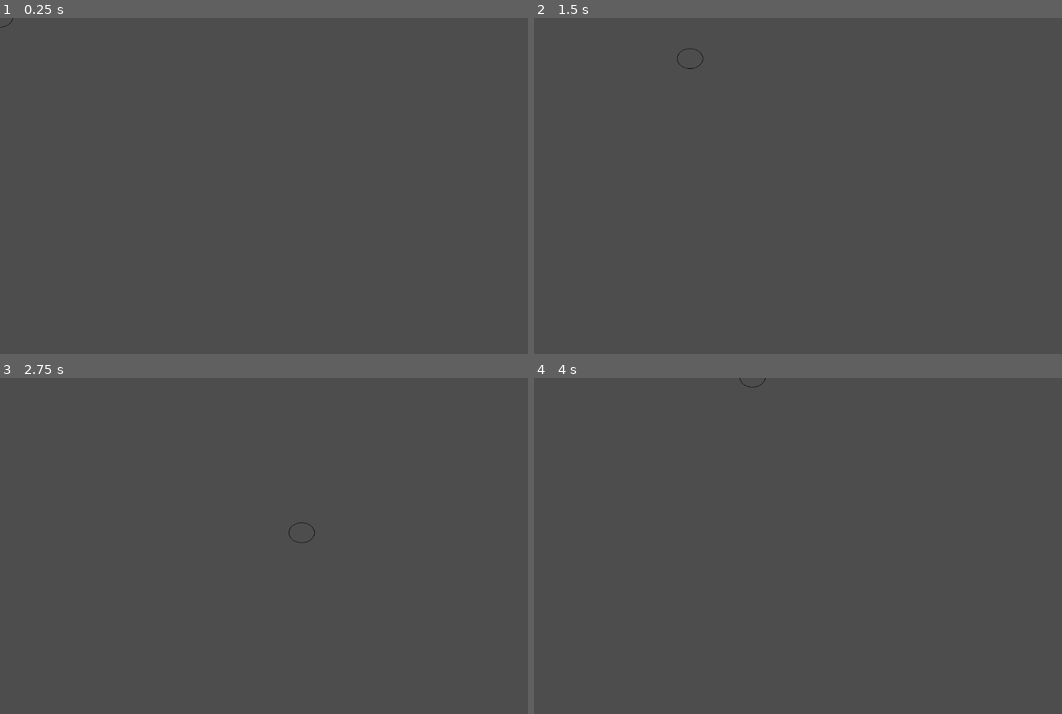
Above: before the commit, frames 1-4 (two rows, left to right).
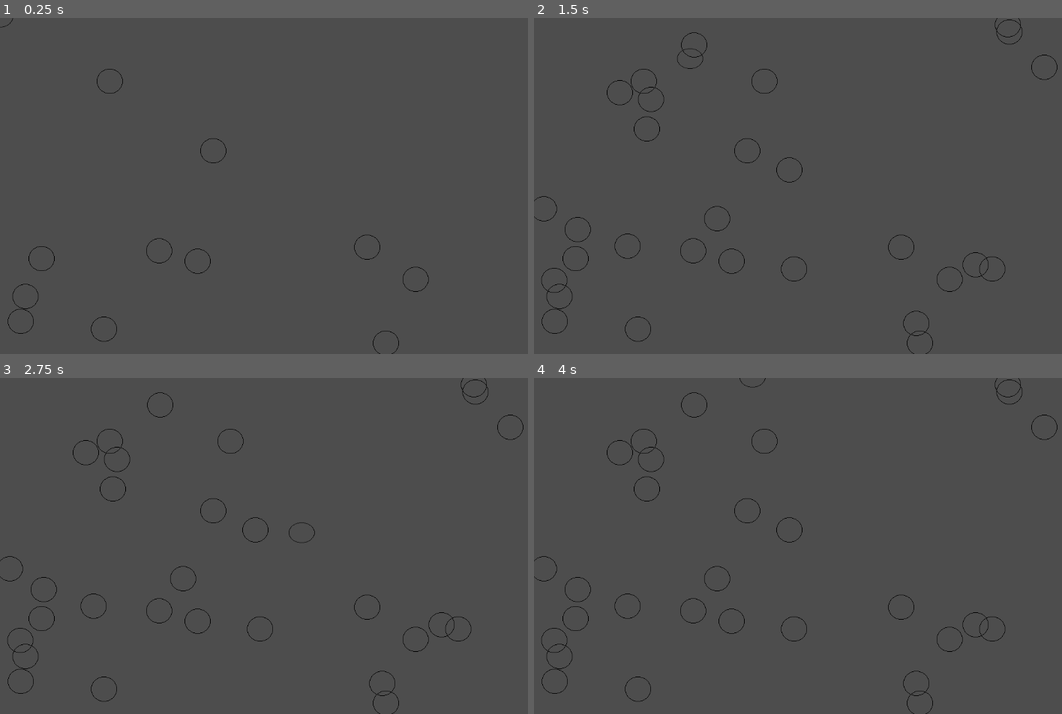
Above: after the commit, the same moments.

Repository: dome025/Untitled_Fish_Game
Game: Godot game, scene res://main.tscn
Same seed, same stepped clock (60 frames per second), same inputs: the game is played once before the commit and once after it. Before the commit the project starts from res://player.tscn.
Inputs:
- Up to frame 1 (0.25 s): no input
- Up to frame 2 (1.5 s): hold Right (move_right) 0.53-1.28 s; tap Enter at 1.25 s; hold Down (move_down) from 1.28 s (still down)
- Up to frame 3 (2.75 s): release Down (move_down) at 2.03 s; hold Right (move_right) from 2.03 s (still down)
- Up to frame 4 (4 s): tap Space (scale_up) at 2.75 s; release Right (move_right) at 2.78 s; hold Up (move_up) 2.78-3.53 s; hold Left (move_left) from 3.53 s (still down)

The runs differ from the first frame. In frame 1, 0.3% of the frame differs, in the area x 1-82%, y 15-100%; in frame 2, 0.8%; in frame 3, 0.8%, in the area x 0-100%, y 0-100%; in frame 4, 0.8%.

Commit message:
Level + food foundation

Diff:
--- a/Player.gd
+++ b/Player.gd
@@ -1,11 +1,11 @@
 extends Area2D
 
-@export var speed = 400 # How fast the player will move (pixels/sec).
-@export var health = 100
-var baseScale = 1
-var scaleUp = 0.25
-var scaleDown = 0.25
-var scaleUpTime = 0
+@export var speed = 400; # How fast the player will move (pixels/sec).
+@export var health = 100;
+var baseScale = 1;
+var scaleUp = 0.25;
+var scaleDown = 0.25;
+var scaleUpTime = 0;
 
 # Called when the node enters the scene tree for the first time.
 func _ready():
@@ -14,31 +14,31 @@
 
 # Called every frame. 'delta' is the elapsed time since the previous frame.
 func _process(delta):
-	var velocity = Vector2.ZERO # The player's movement vector.
+	var velocity = Vector2.ZERO; # The player's movement vector.
 
 	if Input.is_action_pressed("move_right"):
-		velocity.x += 1
+		velocity.x += 1;
 	if Input.is_action_pressed("move_left"):
-		velocity.x -= 1
+		velocity.x -= 1;
 	if Input.is_action_pressed("move_up"):
-		velocity.y -= 1
+		velocity.y -= 1;
 	if Input.is_action_pressed("move_down"):
-		velocity.y += 1
+		velocity.y += 1;
 
 	if Input.is_action_pressed("scale_up"):
-		scale.x += scaleUp * 0.5 * scaleUpTime
-		scale.y += scaleUp * 0.5 * scaleUpTime
-		health -= 1
-		scaleUpTime += delta
+		scale.x += scaleUp * 0.5 * scaleUpTime;
+		scale.y += scaleUp * 0.5 * scaleUpTime;
+		health -= 1;
+		scaleUpTime += delta;
 	else:
 		if scale.x > baseScale:
-			scale.x = max(scale.x - scaleDown * 0.5 * scaleUpTime, baseScale)
+			scale.x = max(scale.x - scaleDown * 0.5 * scaleUpTime, baseScale);
 		if scale.y > baseScale:
-			scale.y = max(scale.y - scaleDown * 0.5 * scaleUpTime, baseScale)
+			scale.y = max(scale.y - scaleDown * 0.5 * scaleUpTime, baseScale);
 		if scaleUpTime > 0:
-			scaleUpTime = max(scaleUpTime - delta, 0)
+			scaleUpTime = max(scaleUpTime - delta, 0);
 
 	if velocity.length() > 0:
-		velocity = velocity.normalized() * speed
+		velocity = velocity.normalized() * speed;
 
-	position += velocity * delta
+	position += velocity * delta;
--- /dev/null
+++ b/food.tscn
@@ -0,0 +1,25 @@
+[gd_scene load_steps=4 format=3 uid="uid://bffld2x6g3wgf"]
+
+[ext_resource type="Texture2D" uid="uid://cqe1o44gdrlev" path="res://assets/Cell.png" id="1_785c4"]
+
+[sub_resource type="SpriteFrames" id="SpriteFrames_2rc7e"]
+animations = [{
+"frames": [{
+"duration": 1.0,
+"texture": ExtResource("1_785c4")
+}],
+"loop": true,
+"name": &"default",
+"speed": 5.0
+}]
+
+[sub_resource type="CircleShape2D" id="CircleShape2D_hdhtv"]
+radius = 25.0
+
+[node name="Food" type="Area2D"]
+
+[node name="AnimatedSprite2D" type="AnimatedSprite2D" parent="."]
+sprite_frames = SubResource("SpriteFrames_2rc7e")
+
+[node name="CollisionShape2D" type="CollisionShape2D" parent="."]
+shape = SubResource("CircleShape2D_hdhtv")
--- /dev/null
+++ b/main.gd
@@ -0,0 +1,20 @@
+extends Node
+
+var foodCount = 0;
+var spawn_object = preload("res://food.tscn");
+
+# Called when the node enters the scene tree for the first time.
+func _ready():
+	pass # Replace with function body.
+
+
+# Called every frame. 'delta' is the elapsed time since the previous frame.
+func _process(delta):
+	if foodCount < 40:
+		var instance = spawn_object.instantiate();
+		instance.position.x = randi() % 1000;
+		instance.position.y = randi() % 1000;
+		instance.scale.x = 1;
+		instance.scale.y = 1;
+		add_child(instance);
+		foodCount += 1;
--- /dev/null
+++ b/main.tscn
@@ -0,0 +1,9 @@
+[gd_scene load_steps=3 format=3 uid="uid://bf5c8b36sffp7"]
+
+[ext_resource type="Script" path="res://main.gd" id="1_u7ye7"]
+[ext_resource type="PackedScene" uid="uid://drdds5m7k8u8f" path="res://player.tscn" id="2_6jx1q"]
+
+[node name="Node" type="Node"]
+script = ExtResource("1_u7ye7")
+
+[node name="Player" parent="." instance=ExtResource("2_6jx1q")]
--- a/player.tscn
+++ b/player.tscn
@@ -15,7 +15,7 @@
 }]
 
 [sub_resource type="CircleShape2D" id="CircleShape2D_lcooe"]
-radius = 1666.64
+radius = 22.2036
 
 [node name="Player" type="Area2D"]
 script = ExtResource("1_oiunj")
@@ -26,5 +26,4 @@
 animation = &"new_animation"
 
 [node name="CollisionShape2D" type="CollisionShape2D" parent="."]
-scale = Vector2(0.0411955, 0.0724915)
 shape = SubResource("CircleShape2D_lcooe")
--- a/project.godot
+++ b/project.godot
@@ -11,7 +11,7 @@
 [application]
 
 config/name="Untitled Fish Game"
-run/main_scene="res://player.tscn"
+run/main_scene="res://main.tscn"
 config/features=PackedStringArray("4.0", "GL Compatibility")
 config/icon="res://icon.svg"
 
